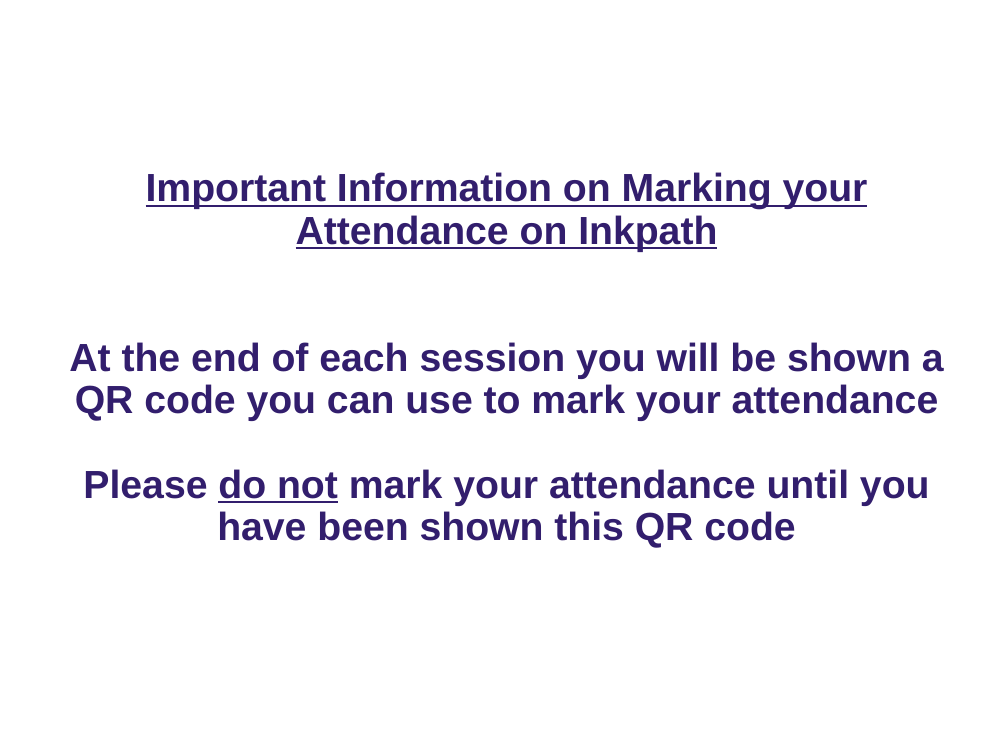
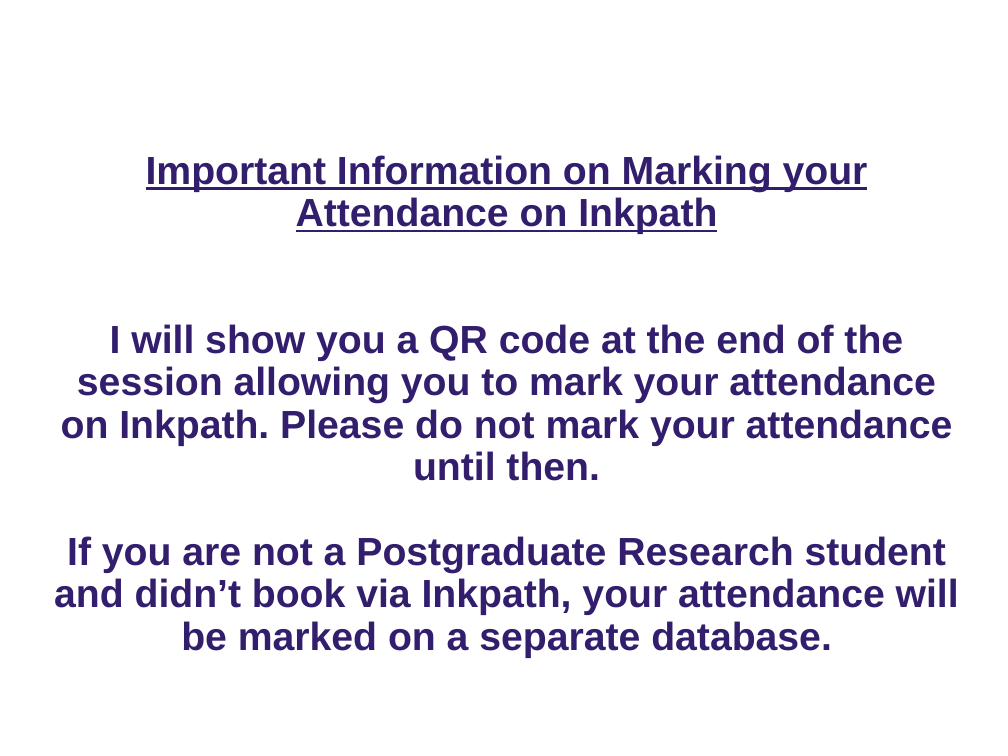
Before and after one commit to ImperialCollegeLondon/RCDS-numerical-computing-in-python-with-numpy-and-scipy, a slide deck: slide 2 of Numerical Computing Python Slides.pptx. Drawn at 1008x756 pixels with LibreOffice and Linux fonts; fonts in the diff are those of the drawing; background and template pictures are left out. Boxes give left, top, right and bottom in pixels: in the first picture for what was removed or moved away, otherwise in the second. Text is boxed around its words. In the diff, an @@ line names an element or a change of style, - is before the commit and + after.

Commit message:
Updated Inkpath Instructions

```diff
--- a/Numerical Computing Python Slides.pptx
+++ b/Numerical Computing Python Slides.pptx
@@ title at (x1=54, y1=155, x2=959, y2=658): text changed @@
-Important Information on Marking your Attendance on Inkpath
-At the end of each session you will be shown a QR code you can use to mark your attendance
-Please do not mark your attendance until you have been shown this QR code
+Important Information on Marking your Attendance on Inkpath
+I will show you a QR code at the end of the session allowing you to mark your attendance on Inkpath. Please do not mark your attendance until then.
+If you are not a Postgraduate Research student and didn’t book via Inkpath, your attendance will be marked on a separate database.
```
